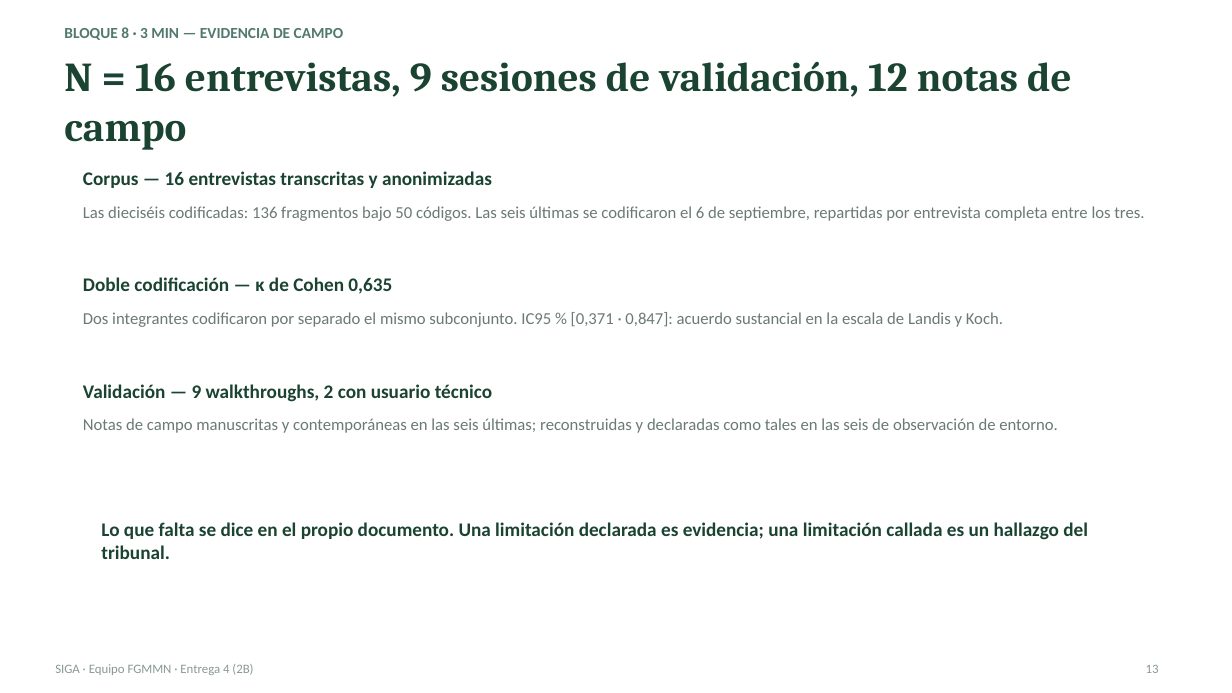
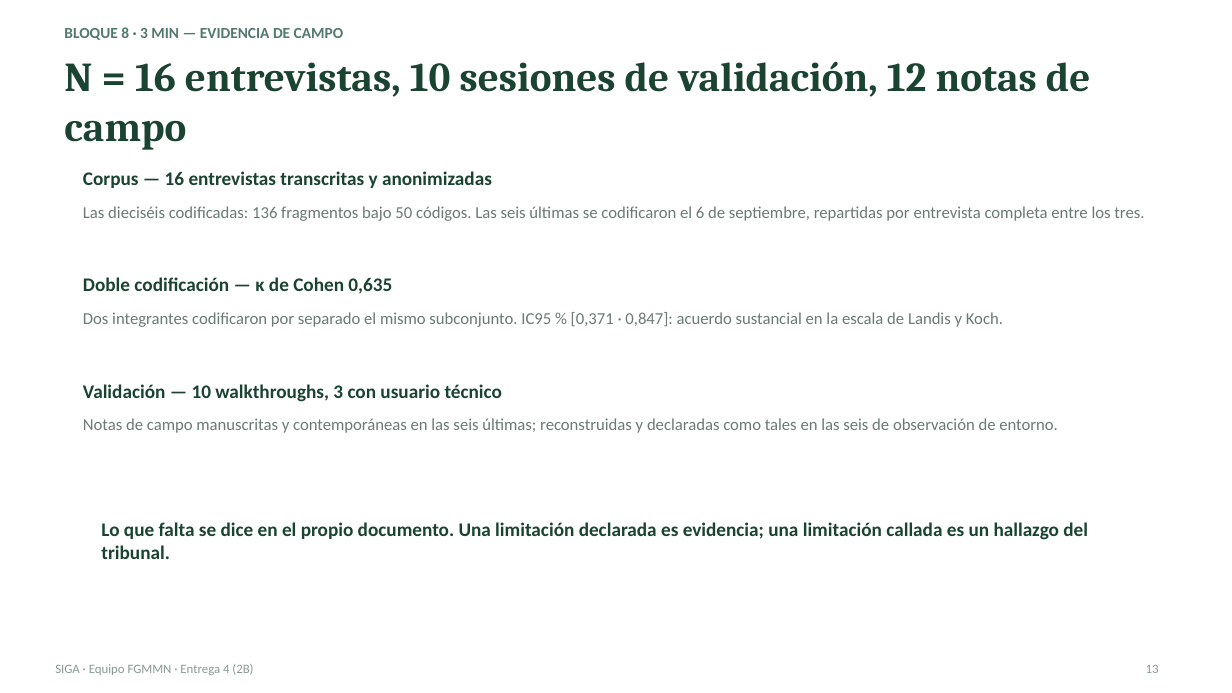
Before and after one commit to gsanchezc6-beep/SIGA_FGMMN_ISR401_AVANCE_2B, a slide deck: slide 13 of 08_Defensa/presentacion.pptx. Drawn at 1232x693 pixels with LibreOffice and Linux fonts; fonts in the diff are those of the drawing. Boxes give left, top, right and bottom in pixels: in the first picture for what was removed or moved away, otherwise in the second. Text is boxed around its words. In the diff, an @@ line names an element or a change of style, - is before the commit and + after.

```diff
--- a/08_Defensa/presentacion.pptx
+++ b/08_Defensa/presentacion.pptx
@@ text at (64,62,1090,150): text changed @@
-N = 16 entrevistas, 9 sesiones de validación, 12 notas de campo
+N = 16 entrevistas, 10 sesiones de validación, 12 notas de campo
@@ text at (83,384,502,402): text changed @@
-Validación — 9 walkthroughs, 2 con usuario técnico
+Validación — 10 walkthroughs, 3 con usuario técnico
```
Also in this commit, not shown: 2 other files.
